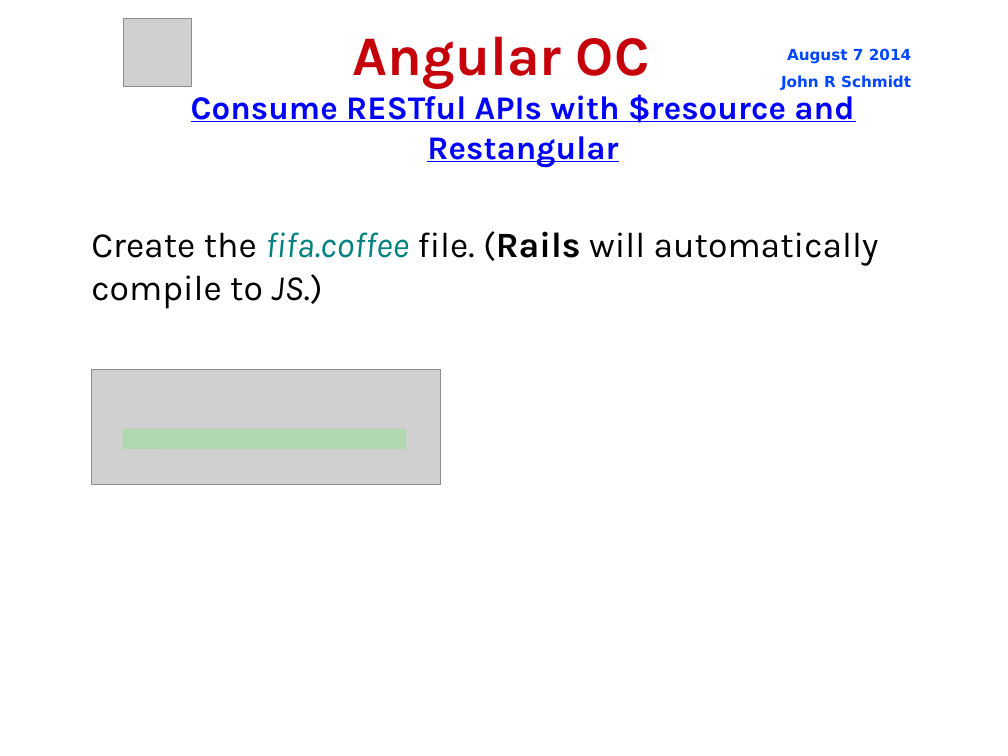
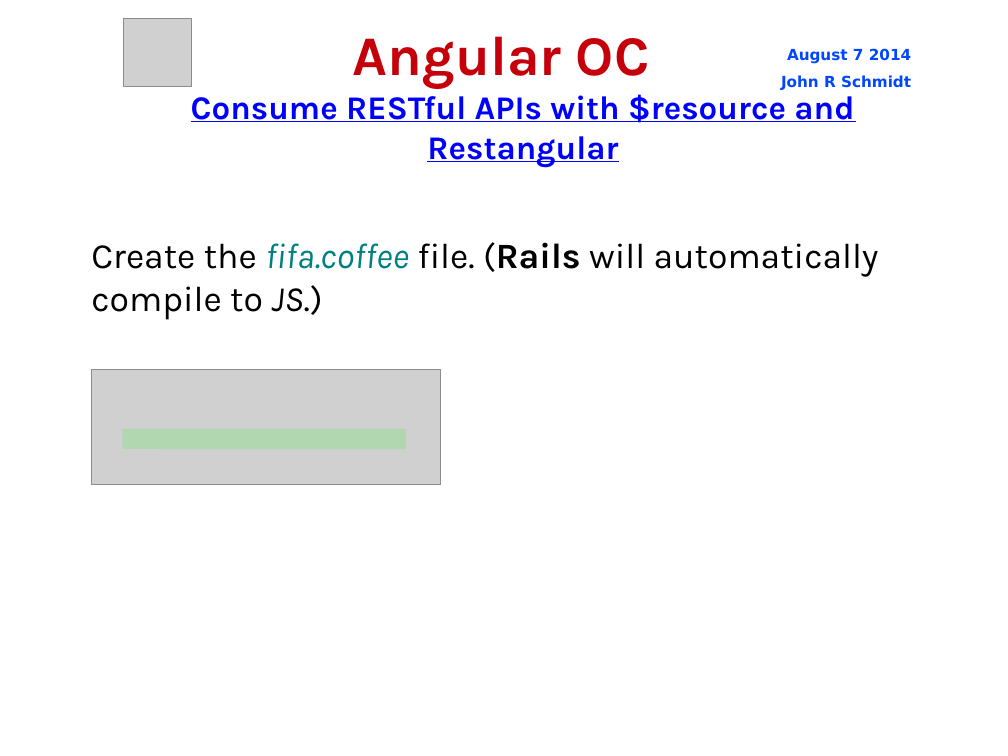
Before and after one commit to jrschmidt/fifa-angular-rest-demo, a slide deck: slide 19 of fifa.odp. Drawn at 1008x756 pixels with LibreOffice and Linux fonts; fonts in the diff are those of the drawing; grey boxes stand for pictures; background and template pictures are left out. Boxes give left, top, right and bottom in pixels: in the first picture for what was removed or moved away, otherwise in the second. Text is boxed around its words. In the diff, an @@ line names an element or a change of style, - is before the commit and + after.

```diff
--- a/fifa.odp
+++ b/fifa.odp
@@ subtitle "Create the fifa.coffee file. (Rails ...": place and size @@
-subtitle "Create the fifa.coffee file. (Rails ..." at <box>91,231,879,309</box>
+subtitle "Create the fifa.coffee file. (Rails ..." at <box>91,242,879,320</box>
```
Also in this commit, not shown: 13 other slides changed, 5 slides added.
